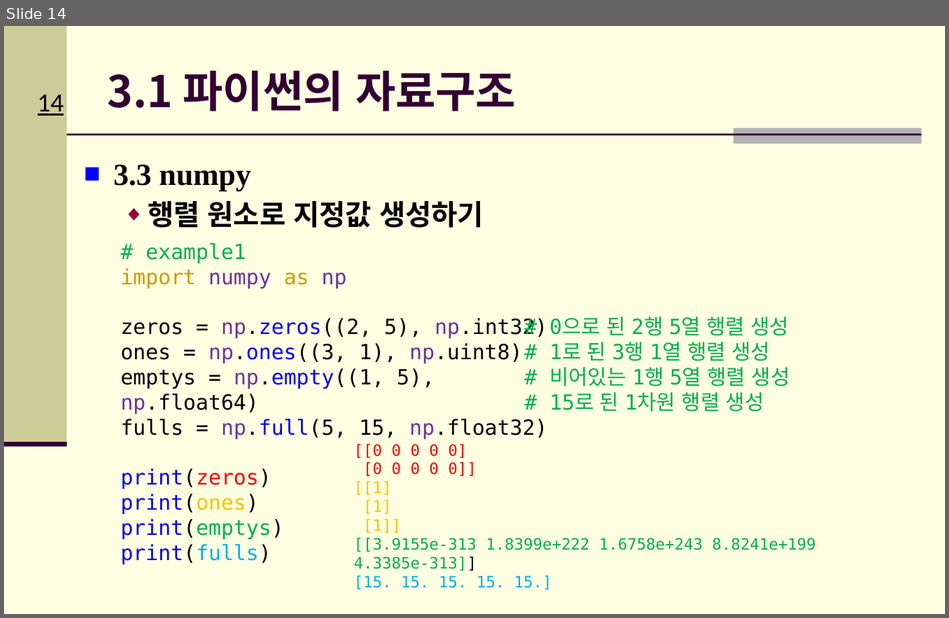
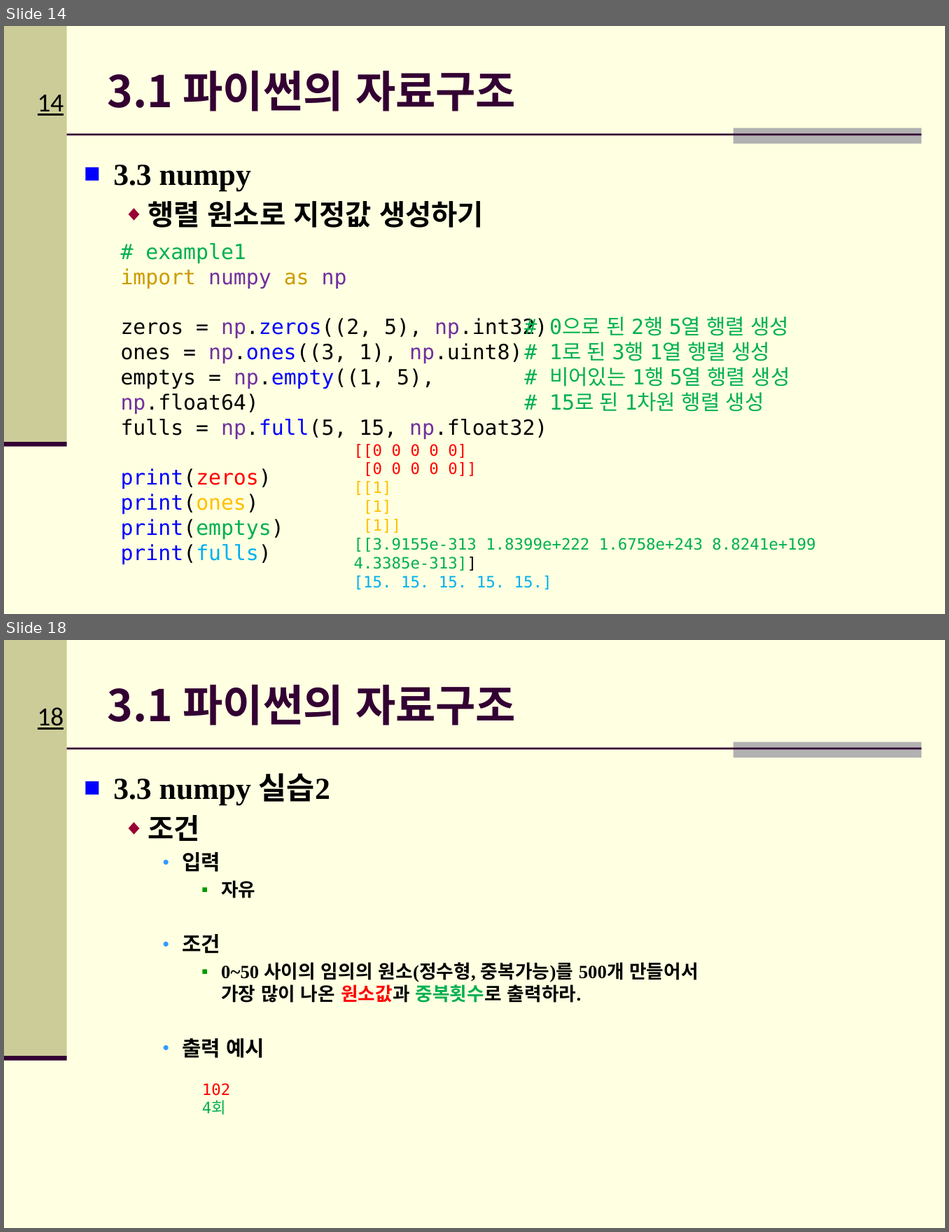
Before and after one commit to Hitbee-dev/OpenCV-Python, a slide deck: 2022-09-20/documents/CH_03_파이썬 기초_실습2.pptx. Shown one above the other, each under a label of ours: slide 14 before the commit, slides 14 and 18 after it; the slides between them are not shown. The pictures are 949x618 and 949x1232 pixels, drawn with LibreOffice and Linux fonts; fonts in the diff are those of the drawing; background and template pictures are left out. Boxes give left, top, right and bottom in pixels: in the first picture for what was removed or moved away, otherwise in the second. Text is boxed around its words. In the diff, an @@ line names an element or a change of style, - is before the commit and + after.

```diff
--- a/2022-09-20/documents/CH_03_파이썬 기초_실습2.pptx
+++ b/2022-09-20/documents/CH_03_파이썬 기초_실습2.pptx
@@ slide 18 added at box(4, 640, 945, 1228), background #FFFFE1; not listed: 5 template elements that a slide beside it also shows @@
@@ title added at box(108, 684, 516, 725), 33.3 pt, text #330033, bold @@
+3.1 파이썬의 자료구조
@@ text added at box(113, 773, 698, 1058), 14.3 pt, text #000000, bold @@
+■ 3.3 numpy 실습2
+  ◆ 조건
+    ● 입력
+      ▪ 자유
+    ● 조건
+      ▪ 0~50 사이의 임의의 원소(정수형, 중복가능)를 500개 만들어서
+        가장 많이 나온 원소값과 중복횟수로 출력하라.
+    ● 출력 예시
@@ text added at box(202, 1083, 230, 1115), 12 pt, text #FF0000 @@
+102
+4회
```
Also in this commit, not shown: 1 slide changed, 3 other slides added, 1 other file.
